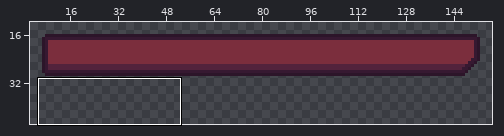
Edited in one commit: pixel-art file (Personal_Roberto/ASEPRITE/5. UI/Vida.ase). The picture above shows the old version from afar; the outline marks the close-up.
Close-up. Old version:
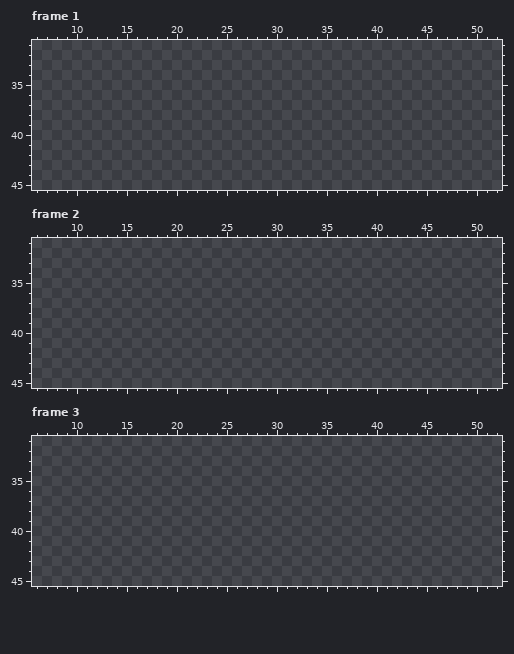
160x48 pixels, 3 frames. Shown: frame 1: x 6..52, y 31..45; frame 2: x 6..52, y 31..45; frame 3: x 6..52, y 31..45. The wide view leaves out empty margins. The commit also changed other frames or places, which this record leaves out.
After:
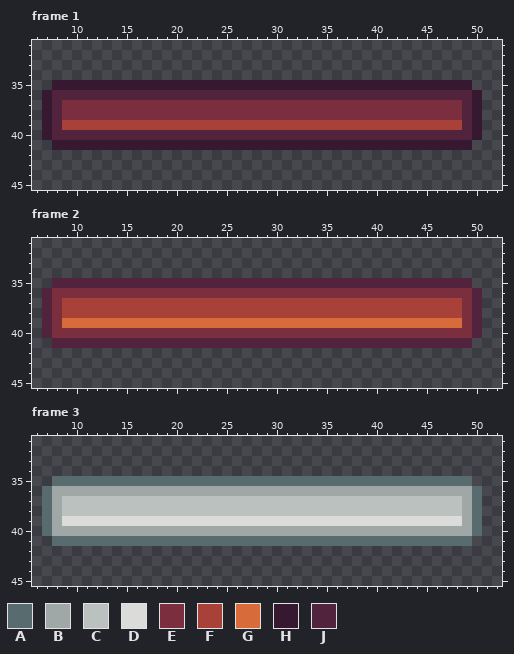
Palette (. is transparent): A #586b6f  B #9fa8a6  C #bbc1be  D #dbdcd9  E #7b2e3d  F #a84239  G #d86b3a  H #361931  J #52233c
Changes in this commit:
Frame 1, layer "Vida Rojo":
There is now colour E in rows 37 to 38 at x 9 to 48.
There is now colour F in row 39 at x 9 to 48.
There is now colour H in row 35 at x 8 to 49; in rows 36 to 40 at x 7 and 50; in row 41 at x 8 to 49.
There is now colour J in row 36 at x 8 to 49; in rows 37 to 39 at x 8 and 49; in row 40 at x 8 to 49.
Frame 2, layer "Layer 8":
There is now colour E in row 36 at x 8 to 49; in rows 37 to 39 at x 8 and 49; in row 40 at x 8 to 49.
There is now colour F in rows 37 to 38 at x 9 to 48.
There is now colour G in row 39 at x 9 to 48.
There is now colour J in row 35 at x 8 to 49; in rows 36 to 40 at x 7 and 50; in row 41 at x 8 to 49.
Frame 3, layer "VidaBlanca":
There is now colour A in row 35 at x 8 to 49; in rows 36 to 40 at x 7 and 50; in row 41 at x 8 to 49.
There is now colour B in row 36 at x 8 to 49; in rows 37 to 39 at x 8 and 49; in row 40 at x 8 to 49.
There is now colour C in rows 37 to 38 at x 9 to 48.
There is now colour D in row 39 at x 9 to 48.
Where, in picture pixels (left, top, right, bottom), the same in both close-ups:
added: (42, 80, 482, 150)
added: (42, 278, 482, 348)
added: (42, 476, 482, 546)
